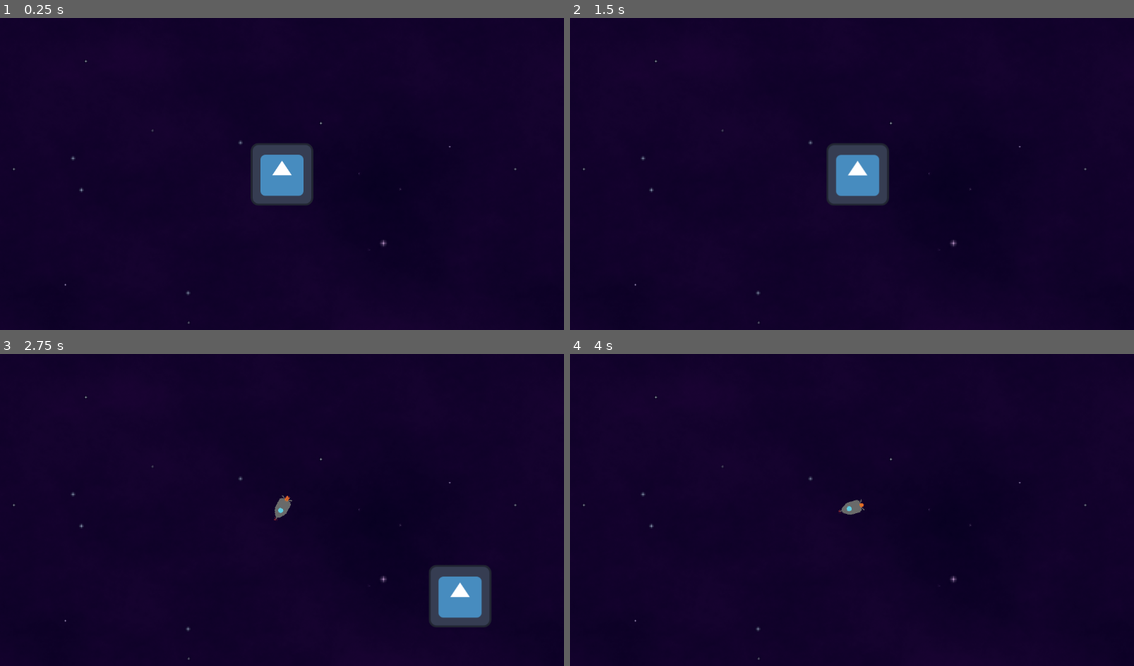
Above: before the commit, frames 1-4 (two rows, left to right).
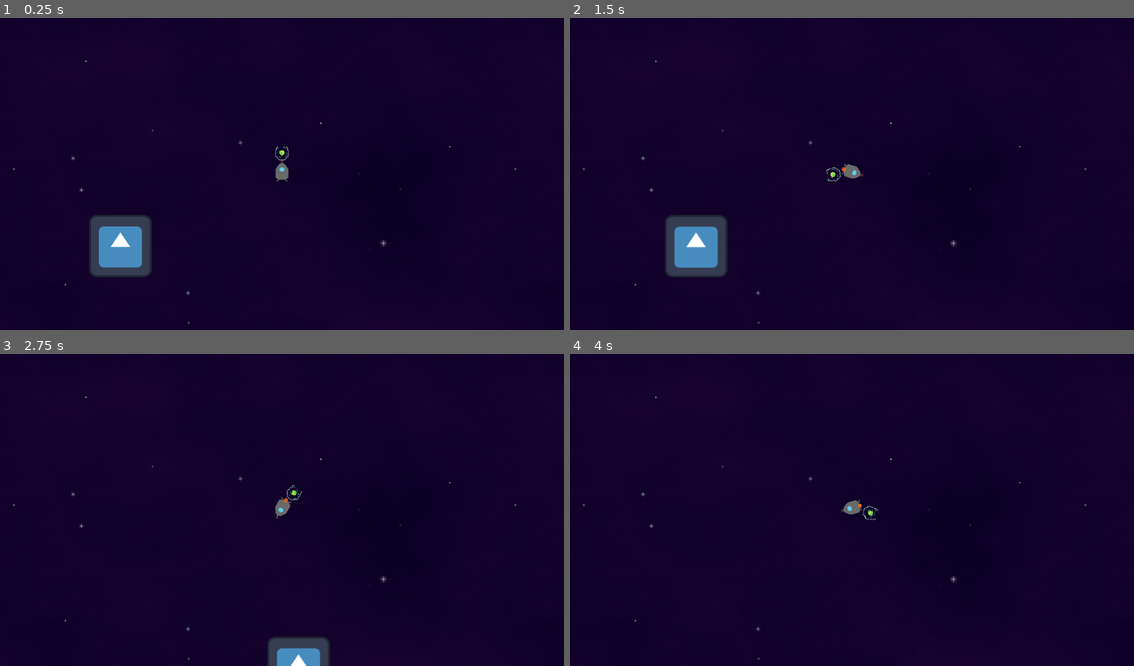
Above: after the commit, the same moments.

Repository: Shlok-Bhakta/UnlimitedLimitedSpace
Game: Godot game, scene res://scenes/game.tscn
Same seed, same stepped clock (60 frames per second), same inputs: the game is played once before the commit and once after it. The engine's default icon, where the game draws it, is replaced by a stand-in: a white triangle on a blue panel in a dark square.
Inputs (mouse positions are in pixels of both pictures, inside the frame that each line leads up to):
- Up to frame 1 (0.25 s): no input
- Up to frame 2 (1.5 s): tap Enter at 0.5 s; move the mouse to (976, 155) at 0.52 s; hold D (rotate_right) 0.53-1.28 s; tap Space at 1.25 s; move the mouse to (739, 186) at 1.27 s; hold S (backward) from 1.28 s (still down)
- Up to frame 3 (2.75 s): move the mouse to (338, 438) at 2.02 s; release S (backward) at 2.03 s; hold D (rotate_right) from 2.03 s (still down)
- Up to frame 4 (4 s): move the mouse to (823, 572) at 2.77 s; release D (rotate_right) at 2.78 s; hold W (forward) 2.78-3.53 s; move the mouse to (1021, 556) at 3.52 s; hold A (rotate_left) from 3.53 s (still down)

The runs differ from the first frame. In frame 1, 4.4% of the frame differs, in the area x 15-56%, y 40-84%; in frame 2, 4.3%; in frame 3, 3.3%; in frame 4, less than 0.1%.

Commit message:
add more sprites, update tree

Diff:
--- /dev/null
+++ b/scenes/Yeetables/planet.tscn
@@ -0,0 +1,71 @@
+[gd_scene load_steps=10 format=3 uid="uid://cc2x3wa7fow0m"]
+
+[ext_resource type="Texture2D" uid="uid://dbs6iixj4bndm" path="res://assets/Planet/Planet3.png" id="1_b3r8t"]
+[ext_resource type="Texture2D" uid="uid://bd3v66dwkp1k7" path="res://assets/Planet/Planet1-Sheet.png" id="2_0f4d5"]
+[ext_resource type="Texture2D" uid="uid://3c2vw40nnw5k" path="res://assets/Planet/Planet2.png" id="3_fc43i"]
+
+[sub_resource type="AtlasTexture" id="AtlasTexture_sg5c7"]
+atlas = ExtResource("2_0f4d5")
+region = Rect2(0, 0, 128, 128)
+
+[sub_resource type="AtlasTexture" id="AtlasTexture_uur4g"]
+atlas = ExtResource("2_0f4d5")
+region = Rect2(128, 0, 128, 128)
+
+[sub_resource type="AtlasTexture" id="AtlasTexture_ibklu"]
+atlas = ExtResource("2_0f4d5")
+region = Rect2(256, 0, 128, 128)
+
+[sub_resource type="AtlasTexture" id="AtlasTexture_b2s8k"]
+atlas = ExtResource("2_0f4d5")
+region = Rect2(384, 0, 128, 128)
+
+[sub_resource type="AtlasTexture" id="AtlasTexture_sfdjw"]
+atlas = ExtResource("2_0f4d5")
+region = Rect2(512, 0, 128, 128)
+
+[sub_resource type="SpriteFrames" id="SpriteFrames_jdniq"]
+animations = [{
+"frames": [{
+"duration": 1.0,
+"texture": ExtResource("1_b3r8t")
+}],
+"loop": true,
+"name": &"Canada",
+"speed": 5.0
+}, {
+"frames": [{
+"duration": 1.0,
+"texture": SubResource("AtlasTexture_sg5c7")
+}, {
+"duration": 1.0,
+"texture": SubResource("AtlasTexture_uur4g")
+}, {
+"duration": 1.0,
+"texture": SubResource("AtlasTexture_ibklu")
+}, {
+"duration": 1.0,
+"texture": SubResource("AtlasTexture_b2s8k")
+}, {
+"duration": 1.0,
+"texture": SubResource("AtlasTexture_sfdjw")
+}],
+"loop": true,
+"name": &"Earth",
+"speed": 5.0
+}, {
+"frames": [{
+"duration": 1.0,
+"texture": ExtResource("3_fc43i")
+}],
+"loop": true,
+"name": &"Mars",
+"speed": 5.0
+}]
+
+[node name="Planet" type="Node2D"]
+
+[node name="AnimatedSprite2D" type="AnimatedSprite2D" parent="."]
+texture_filter = 1
+sprite_frames = SubResource("SpriteFrames_jdniq")
+animation = &"Canada"
--- /dev/null
+++ b/scenes/Yeetables/satelite.tscn
@@ -0,0 +1,30 @@
+[gd_scene load_steps=4 format=3 uid="uid://cnratesr8tp5s"]
+
+[ext_resource type="Texture2D" uid="uid://cdmmn7o6h5b2k" path="res://assets/Satelite/Satelite.png" id="1_t1poj"]
+[ext_resource type="Texture2D" uid="uid://fwwthk8gtaql" path="res://assets/Satelite/Satelite2.png" id="2_3nm8g"]
+
+[sub_resource type="SpriteFrames" id="SpriteFrames_8pxn7"]
+animations = [{
+"frames": [{
+"duration": 1.0,
+"texture": ExtResource("1_t1poj")
+}],
+"loop": true,
+"name": &"Satelite",
+"speed": 5.0
+}, {
+"frames": [{
+"duration": 1.0,
+"texture": ExtResource("2_3nm8g")
+}],
+"loop": true,
+"name": &"Satelite2",
+"speed": 5.0
+}]
+
+[node name="Satelite" type="Node2D"]
+
+[node name="AnimatedSprite2D" type="AnimatedSprite2D" parent="."]
+texture_filter = 1
+sprite_frames = SubResource("SpriteFrames_8pxn7")
+animation = &"Satelite"
--- a/scenes/background.tscn
+++ b/scenes/background.tscn
@@ -1,6 +1,6 @@
 [gd_scene load_steps=2 format=3 uid="uid://dhx5ilfu2yke4"]
 
-[ext_resource type="Texture2D" uid="uid://d3q0pqymu87cq" path="res://assets/back.png" id="1_back"]
+[ext_resource type="Texture2D" uid="uid://d3q0pqymu87cq" path="res://assets/Background/back.png" id="1_back"]
 
 [node name="ParallaxBackground" type="ParallaxBackground"]
 
--- a/scenes/game.tscn
+++ b/scenes/game.tscn
@@ -1,10 +1,12 @@
-[gd_scene load_steps=10 format=3 uid="uid://dpmh3w654mr7k"]
+[gd_scene load_steps=16 format=3 uid="uid://dpmh3w654mr7k"]
 
 [ext_resource type="PackedScene" uid="uid://dhx5ilfu2yke4" path="res://scenes/background.tscn" id="1_p57ef"]
-[ext_resource type="Texture2D" uid="uid://ctlq8qll1tkqd" path="res://assets/ShipMoving-Sheet.png" id="2_u5sy4"]
-[ext_resource type="Texture2D" uid="uid://ci5gf41v3wees" path="res://assets/ShipStill.png" id="3_gee14"]
+[ext_resource type="Texture2D" uid="uid://ctlq8qll1tkqd" path="res://assets/Ship/ShipMoving-Sheet.png" id="2_u5sy4"]
+[ext_resource type="Texture2D" uid="uid://ci5gf41v3wees" path="res://assets/Ship/ShipStill.png" id="3_gee14"]
 [ext_resource type="Script" uid="uid://bkalaj075i27h" path="res://scripts/ship.gd" id="4_0tnpc"]
+[ext_resource type="Script" uid="uid://cn6w5mltx4alb" path="res://scripts/gunturn.gd" id="5_gee14"]
 [ext_resource type="PackedScene" uid="uid://drg6e0gukk6c2" path="res://scenes/stars.tscn" id="5_vtaks"]
+[ext_resource type="Texture2D" uid="uid://cgdjfyn2854vi" path="res://assets/Ship/YeetGun-Sheet.png" id="6_0tnpc"]
 [ext_resource type="Texture2D" uid="uid://db4deuwd5qpqn" path="res://assets/icon.svg" id="6_kvpfn"]
 
 [sub_resource type="AtlasTexture" id="AtlasTexture_kdubu"]
@@ -37,6 +39,35 @@
 "speed": 5.0
 }]
 
+[sub_resource type="AtlasTexture" id="AtlasTexture_vtaks"]
+atlas = ExtResource("6_0tnpc")
+region = Rect2(0, 0, 32, 32)
+
+[sub_resource type="AtlasTexture" id="AtlasTexture_kvpfn"]
+atlas = ExtResource("6_0tnpc")
+region = Rect2(32, 0, 32, 32)
+
+[sub_resource type="AtlasTexture" id="AtlasTexture_dinhu"]
+atlas = ExtResource("6_0tnpc")
+region = Rect2(64, 0, 32, 32)
+
+[sub_resource type="SpriteFrames" id="SpriteFrames_kvuet"]
+animations = [{
+"frames": [{
+"duration": 1.0,
+"texture": SubResource("AtlasTexture_vtaks")
+}, {
+"duration": 1.0,
+"texture": SubResource("AtlasTexture_kvpfn")
+}, {
+"duration": 1.0,
+"texture": SubResource("AtlasTexture_dinhu")
+}],
+"loop": true,
+"name": &"default",
+"speed": 5.0
+}]
+
 [node name="Game" type="Node2D"]
 
 [node name="ParallaxBackground" parent="." instance=ExtResource("1_p57ef")]
@@ -44,7 +75,6 @@
 [node name="SpaceShip" type="AnimatedSprite2D" parent="."]
 texture_filter = 1
 position = Vector2(0, -5)
-scale = Vector2(1, 1.20833)
 sprite_frames = SubResource("SpriteFrames_rj586")
 animation = &"moving"
 script = ExtResource("4_0tnpc")
@@ -52,7 +82,20 @@
 [node name="Camera2D" type="Camera2D" parent="SpaceShip"]
 scale = Vector2(1.54864, 5.71165)
 
+[node name="Node2D" type="Node2D" parent="SpaceShip"]
+rotation = -1.5708
+script = ExtResource("5_gee14")
+
+[node name="AnimatedSprite2D" type="AnimatedSprite2D" parent="SpaceShip/Node2D"]
+texture_filter = 1
+position = Vector2(37.2415, 1.62788e-06)
+rotation = 1.5708
+sprite_frames = SubResource("SpriteFrames_kvuet")
+autoplay = "default"
+frame_progress = 0.293548
+
 [node name="CharacterBody2D" parent="." instance=ExtResource("5_vtaks")]
 
 [node name="Sprite2D" type="Sprite2D" parent="CharacterBody2D"]
+position = Vector2(-330, 147)
 texture = ExtResource("6_kvpfn")
--- /dev/null
+++ b/scripts/gunturn.gd
@@ -0,0 +1,4 @@
+extends Node2D
+
+func _process(delta):
+	look_at(get_global_mouse_position())
Renamed: assets/back.png -> assets/Background/back.png
Not shown, changed: assets/Background/back.png.import
Binary file added: assets/Planet/Planet1-Sheet.png
Not shown, added: assets/Planet/Planet1-Sheet.png.import
Binary file added: assets/Planet/Planet1.aseprite
Binary file added: assets/Planet/Planet2.aseprite
Binary file added: assets/Planet/Planet2.png
Not shown, changed: assets/Planet/Planet2.png.import
Binary file added: assets/Planet/Planet3.aseprite
Binary file added: assets/Planet/Planet3.png
Not shown, changed: assets/Planet/Planet3.png.import
Binary file added: assets/Satelite/Satelite.aseprite
(and 15 more such lines)
